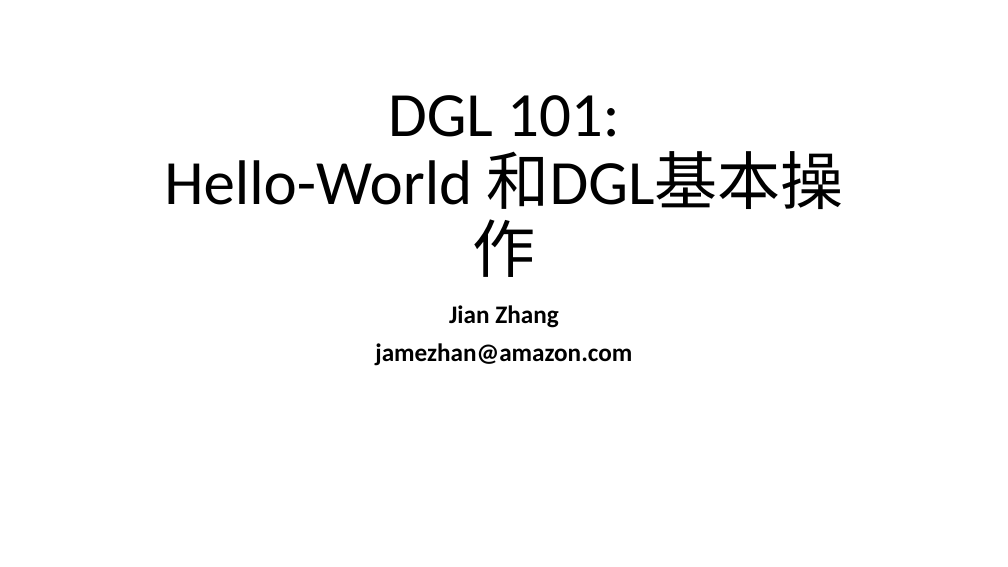
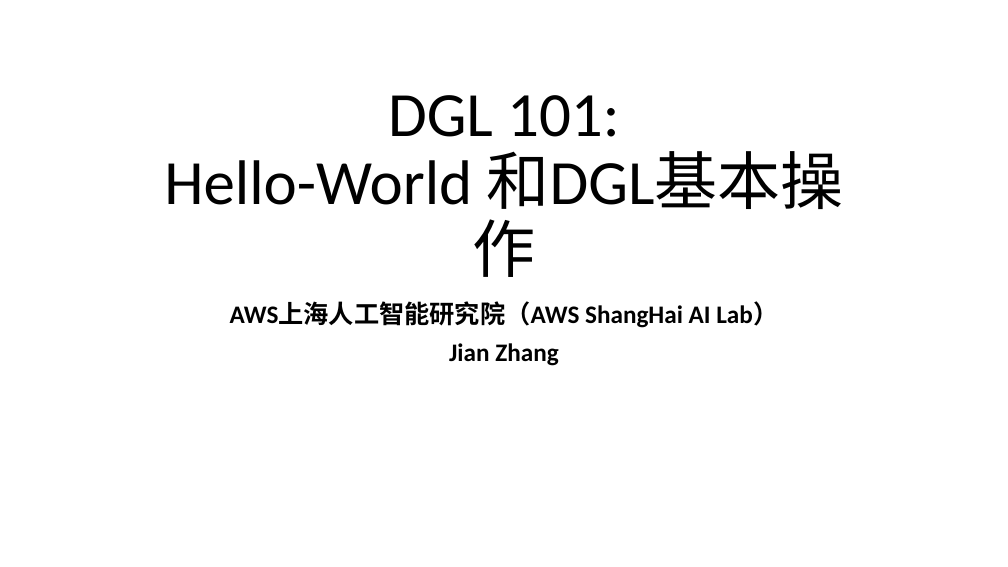
Before and after one commit to yutian/DGL-workshop-for-customers, a slide deck: slide 1 of DGL入门与提高-v1-CN.pptx. Drawn at 1008x567 pixels with LibreOffice and Linux fonts; fonts in the diff are those of the drawing; background and template pictures are left out. Boxes give left, top, right and bottom in pixels: in the first picture for what was removed or moved away, otherwise in the second. Text is boxed around its words. In the diff, an @@ line names an element or a change of style, - is before the commit and + after.

Commit message:
Update pptx

```diff
--- a/DGL入门与提高-v1-CN.pptx
+++ b/DGL入门与提高-v1-CN.pptx
@@ subtitle at box(230, 302, 778, 328): paragraph added @@
+AWS上海人工智能研究院（AWS ShangHai AI Lab）
@@ subtitle at box(375, 343, 632, 366): paragraph removed @@
-jamezhan@amazon.com
```
Also in this commit, not shown: 2 other files.
